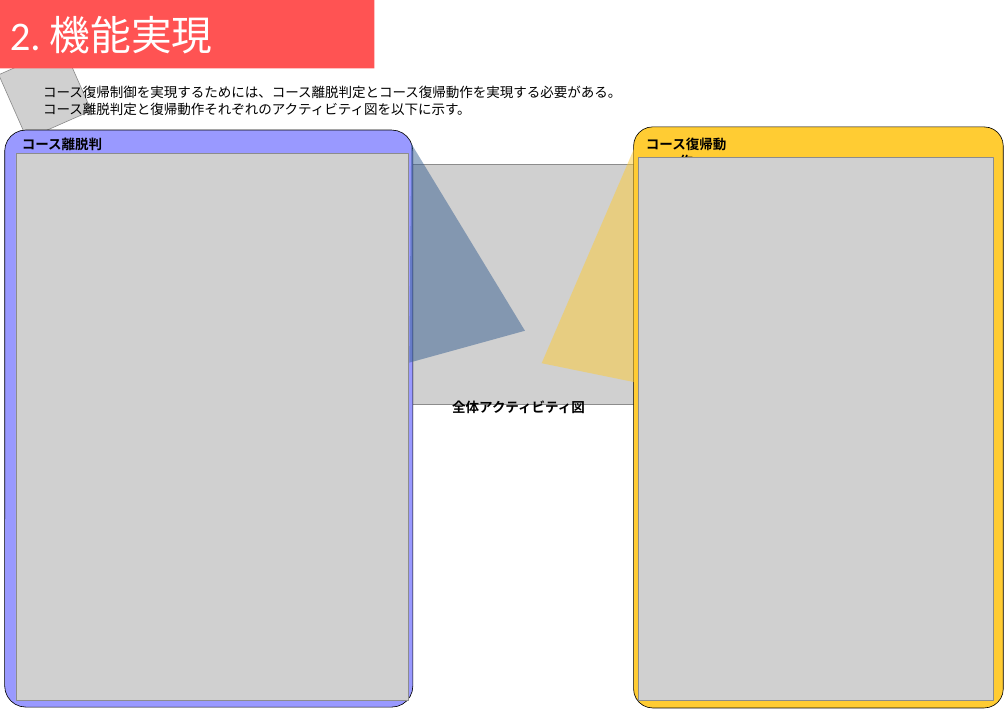
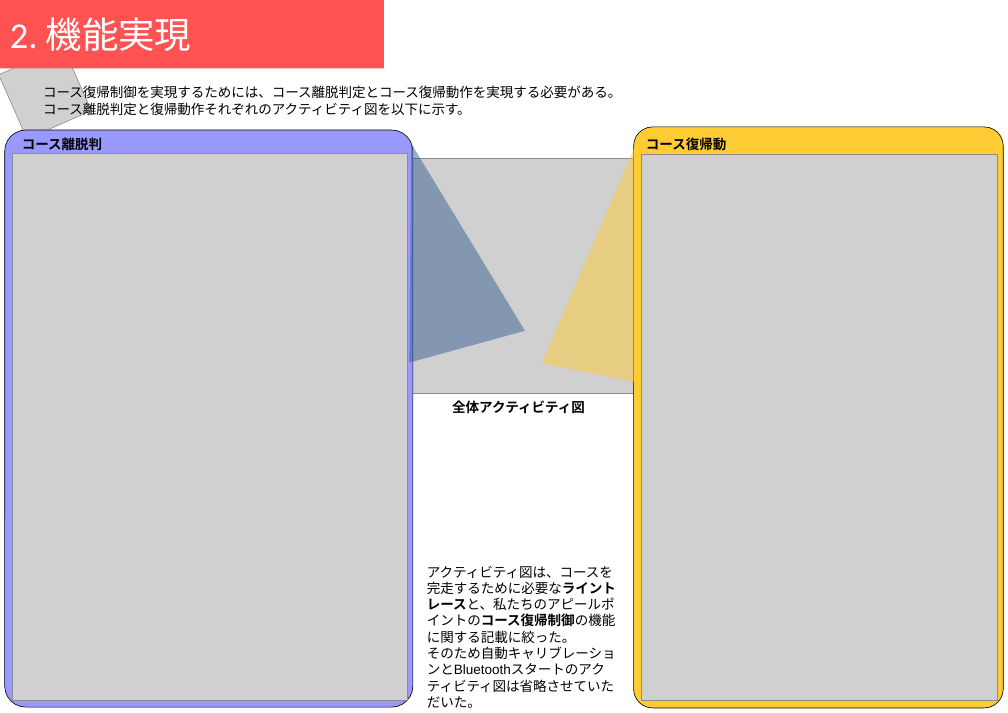
Before and after one commit to Yamacho9/MsBBProject, a slide deck: slide 2 of モデル提出用/モデル_馬場案.pptx. Drawn at 1008x713 pixels with LibreOffice and Linux fonts; fonts in the diff are those of the drawing; grey boxes stand for pictures. Boxes give left, top, right and bottom in pixels: in the first picture for what was removed or moved away, otherwise in the second. Text is boxed around its words. In the diff, an @@ line names an element or a change of style, - is before the commit and + after.

```diff
--- a/モデル提出用/モデル_馬場案.pptx
+++ b/モデル提出用/モデル_馬場案.pptx
@@ title "2. 機能実現" resized from (x1=0, y1=0, x2=374, y2=68) to (x1=0, y1=0, x2=384, y2=68) @@
@@ title "2. 機能実現" at (x1=0, y1=0, x2=384, y2=68): size 48 to 43 pt @@
@@ picture moved from (x1=16, y1=153, x2=409, y2=701) to (x1=12, y1=153, x2=407, y2=701) @@
@@ picture resized from (x1=407, y1=164, x2=639, y2=404) to (x1=410, y1=159, x2=635, y2=394) @@
@@ picture resized from (x1=638, y1=157, x2=994, y2=700) to (x1=642, y1=154, x2=998, y2=701) @@
@@ text added at (x1=427, y1=566, x2=616, y2=708), 16 pt, text #000000 @@
+アクティビティ図は、コースを完走するために必要なライントレースと、私たちのアピールポイントのコース復帰制御の機能に関する記載に絞った。
+そのため自動キャリブレーションとBluetoothスタートのアクティビティ図は省略させていただいた。
```
Also in this commit, not shown: 4 other slides changed, 2 other files.
